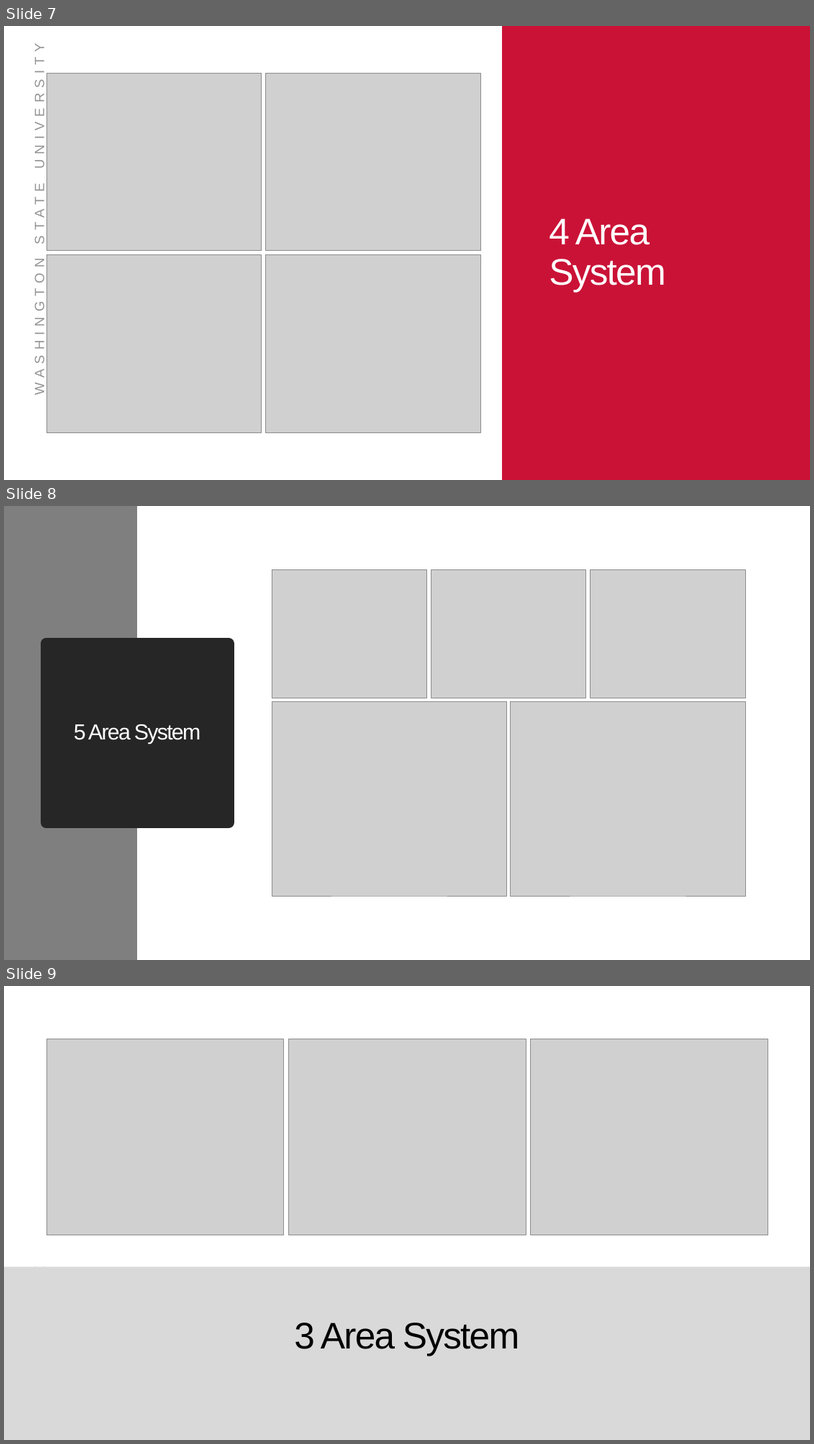
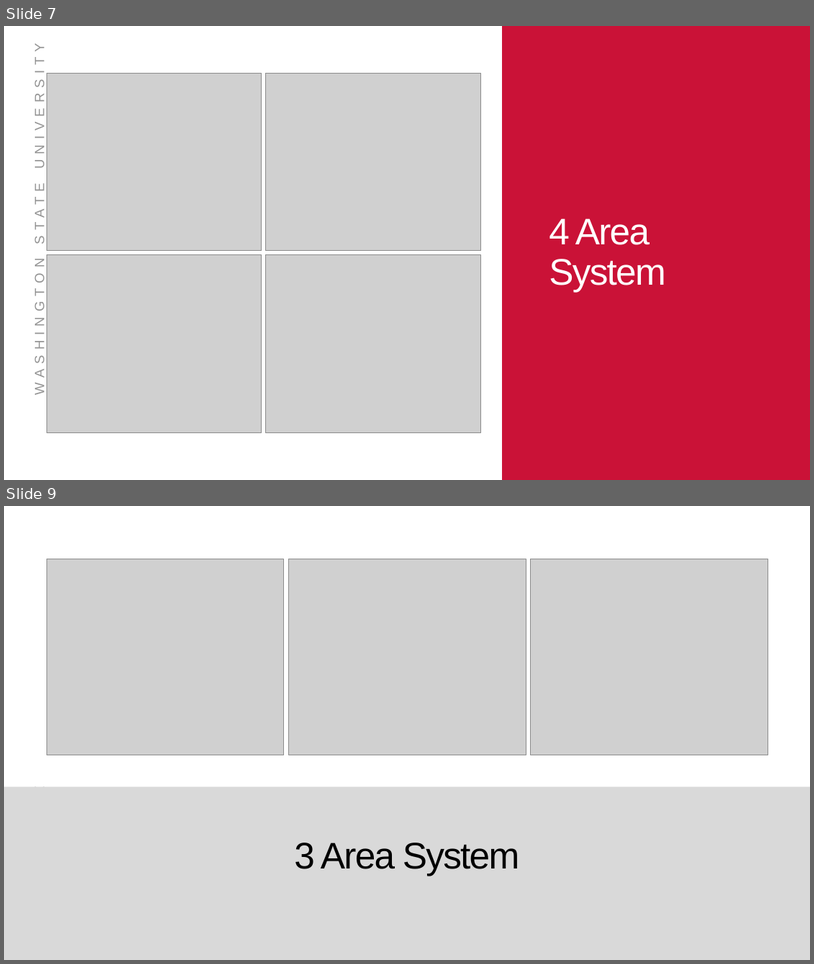
Before and after one commit to Realife-Brahmin/OriginalDocsHub, a slide deck: research_showcase/researchSummary_aryan_ritwajeet_jha.pptx. Shown one above the other, each under a label of ours: slides 7, 8 and 9 before the commit, slides 7 and 9 after it; the slides between them are not shown. The pictures are 814x1444 and 814x964 pixels, drawn with LibreOffice and Linux fonts; fonts in the diff are those of the drawing; grey boxes stand for pictures; background and template pictures are left out. Boxes give left, top, right and bottom in pixels: in the first picture for what was removed or moved away, otherwise in the second. Text is boxed around its words. In the diff, an @@ line names an element or a change of style, - is before the commit and + after.

```diff
--- a/research_showcase/researchSummary_aryan_ritwajeet_jha.pptx
+++ b/research_showcase/researchSummary_aryan_ritwajeet_jha.pptx
@@ slide 8 removed at [4, 506, 810, 960], background #FFFFFF; not listed: 1 template element that a slide beside it also shows @@
@@ rectangle removed at [4, 506, 810, 960] @@
@@ rectangle removed at [4, 506, 137, 960] @@
@@ picture removed at [272, 569, 427, 698] @@
@@ picture removed at [431, 569, 586, 698] @@
@@ picture removed at [591, 569, 746, 698] @@
@@ title removed at [46, 644, 229, 822] @@
-5 Area System
@@ picture removed at [272, 701, 507, 896] @@
@@ picture removed at [511, 701, 746, 896] @@
```
Also in this commit, not shown: 1 slide changed, 3 slides added, 7 other files.
